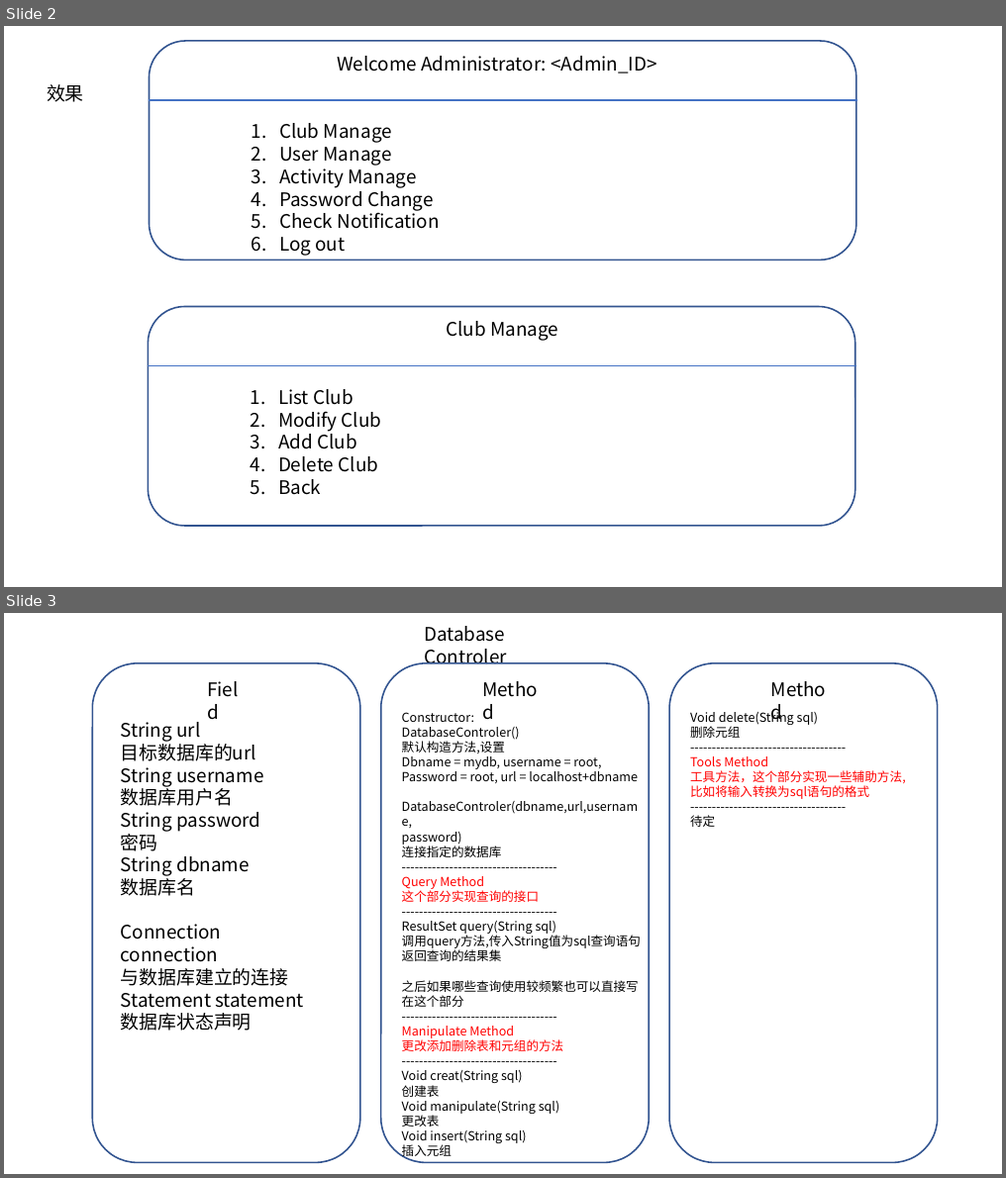
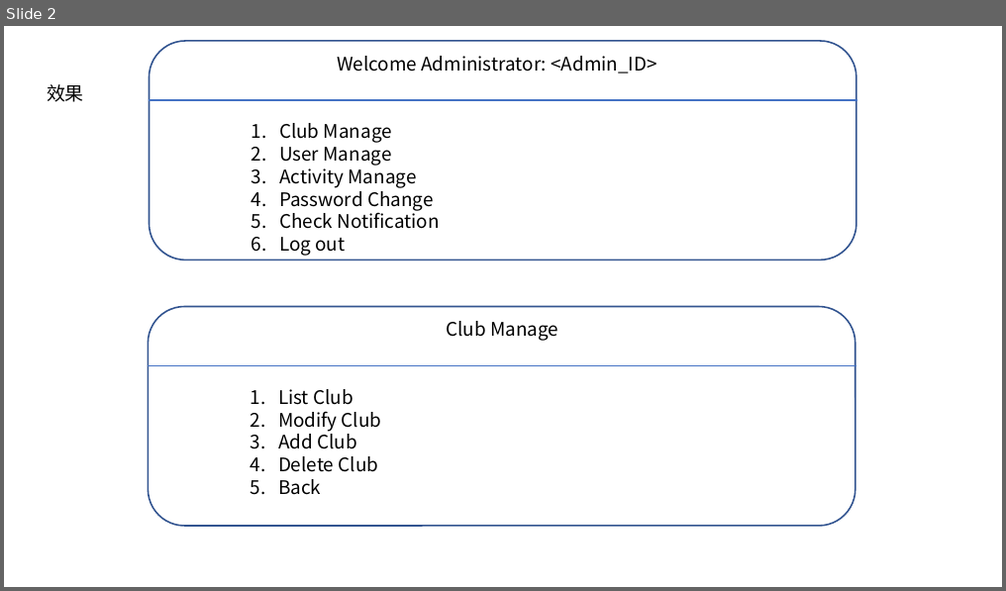
Before and after one commit to WangberlinT/Database-System-Project, a slide deck: 说明文档相关资料/示意图.pptx. Shown one above the other, each under a label of ours: slides 2 and 3 before the commit, slide 2 after it. The pictures are 1006x1178 and 1006x591 pixels, drawn with LibreOffice and Linux fonts; fonts in the diff are those of the drawing. Boxes give left, top, right and bottom in pixels: in the first picture for what was removed or moved away, otherwise in the second. Text is boxed around its words. In the diff, an @@ line names an element or a change of style, - is before the commit and + after.

```diff
--- a/说明文档相关资料/示意图.pptx
+++ b/说明文档相关资料/示意图.pptx
@@ slide 3 removed at <box>4,613,1002,1174</box>, background #FFFFFF @@
@@ text removed at <box>424,626,507,664</box> @@
-Database Controler
@@ rounded rectangle removed at <box>92,663,360,1162</box> @@
@@ rounded rectangle removed at <box>381,663,649,1162</box> @@
@@ rounded rectangle removed at <box>669,663,938,1162</box> @@
@@ text removed at <box>200,674,253,704</box> @@
-Field
@@ text removed at <box>475,674,554,704</box> @@
-Method
@@ text removed at <box>764,674,844,704</box> @@
-Method
@@ text removed at <box>121,722,304,1031</box> @@
-String url
-目标数据库的url
-String username
-数据库用户名
-String password
-密码
-String dbname
-数据库名
-Connection connection
-与数据库建立的连接
-Statement statement
-数据库状态声明
@@ text removed at <box>402,712,641,1159</box> @@
-Constructor:
-DatabaseControler()
-默认构造方法,设置
-Dbname = mydb, username = root,
-Password = root, url = localhost+dbname
-DatabaseControler(dbname,url,username,
-password)
-连接指定的数据库
-------------------------------------
-Query Method
-这个部分实现查询的接口
-------------------------------------
-ResultSet query(String sql)
-调用query方法,传入String值为sql查询语句
-返回查询的结果集
-之后如果哪些查询使用较频繁也可以直接写
-在这个部分
-------------------------------------
-Manipulate Method
-更改添加删除表和元组的方法
-------------------------------------
-Void creat(String sql)
-创建表
-Void manipulate(String sql)
-更改表
-Void insert(String sql)
-插入元组
@@ text removed at <box>690,708,906,827</box> @@
-Void delete(String sql)
-删除元组
-------------------------------------
-Tools Method
-工具方法，这个部分实现一些辅助方法,
-比如将输入转换为sql语句的格式
-------------------------------------
-待定
```
Also in this commit, not shown: 1 slide changed, 6 other files.
